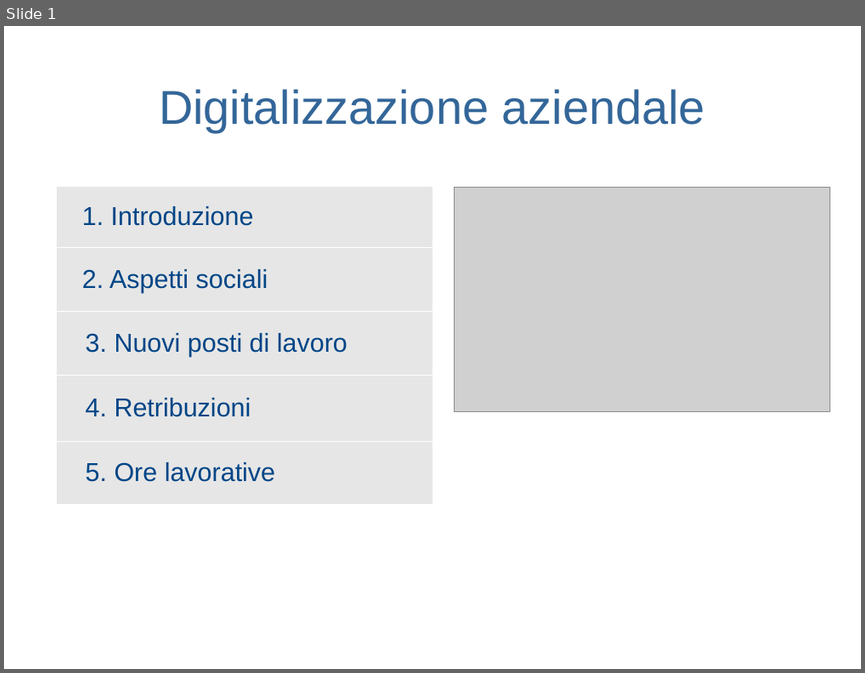
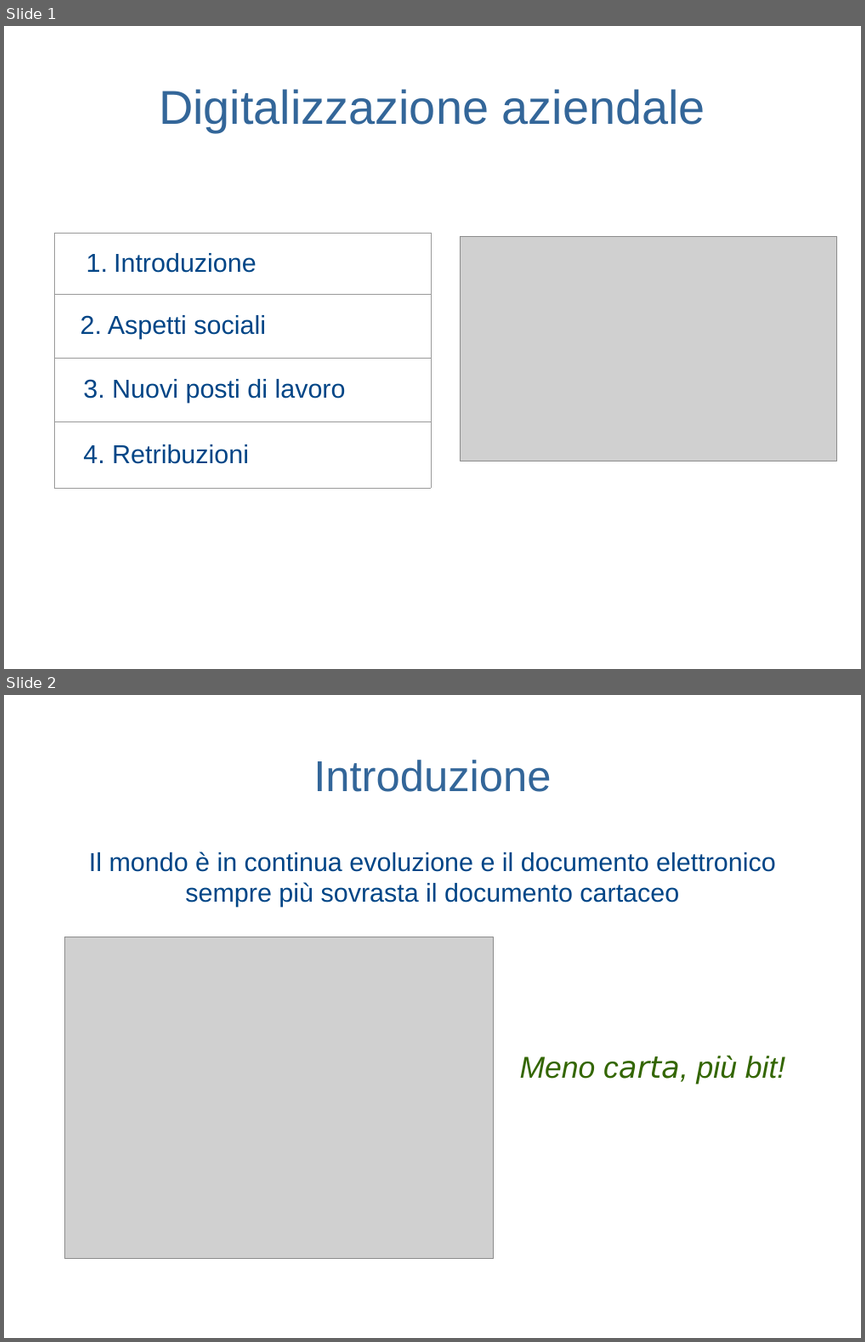
Before and after one commit to yan0z/ISW, a slide deck: Quesito 3 Team/Omar/Digitalizzazione aziendale.odp. Shown one above the other, each under a label of ours: slide 1 before the commit, slides 1 and 2 after it. The pictures are 865x673 and 865x1342 pixels, drawn with LibreOffice and Linux fonts; fonts in the diff are those of the drawing; grey boxes stand for pictures; background and template pictures are left out. Boxes give left, top, right and bottom in pixels: in the first picture for what was removed or moved away, otherwise in the second. Text is boxed around its words. In the diff, an @@ line names an element or a change of style, - is before the commit and + after.

```diff
--- a/Quesito 3 Team/Omar/Digitalizzazione aziendale.odp
+++ b/Quesito 3 Team/Omar/Digitalizzazione aziendale.odp
@@ slide 2 added at [4,695,861,1338], background picture (left out) @@
@@ title added at [313,760,551,792], 40 pt, text #336699 @@
+Introduzione
@@ subtitle added at [89,851,776,907], 24 pt, text #004586 @@
+Il mondo è in continua evoluzione e il documento elettronico sempre più sovrasta il documento cartaceo
@@ picture added at [65,937,493,1259] @@
@@ text added at [520,1055,785,1083], 28 pt, text #336600, italic @@
+Meno carta, più bit!
@@ slide 1 changed as well @@
@@ table at [54,232,431,488] @@
-row 5: 5. Ore lavorative
@@ table: place and size @@
-table at [56,186,432,505]
+table at [54,232,431,488]
@@ picture: place and size @@
-picture at [454,188,830,413]
+picture at [460,237,837,461]
```
Also in this commit, not shown: 3 other slides added.
